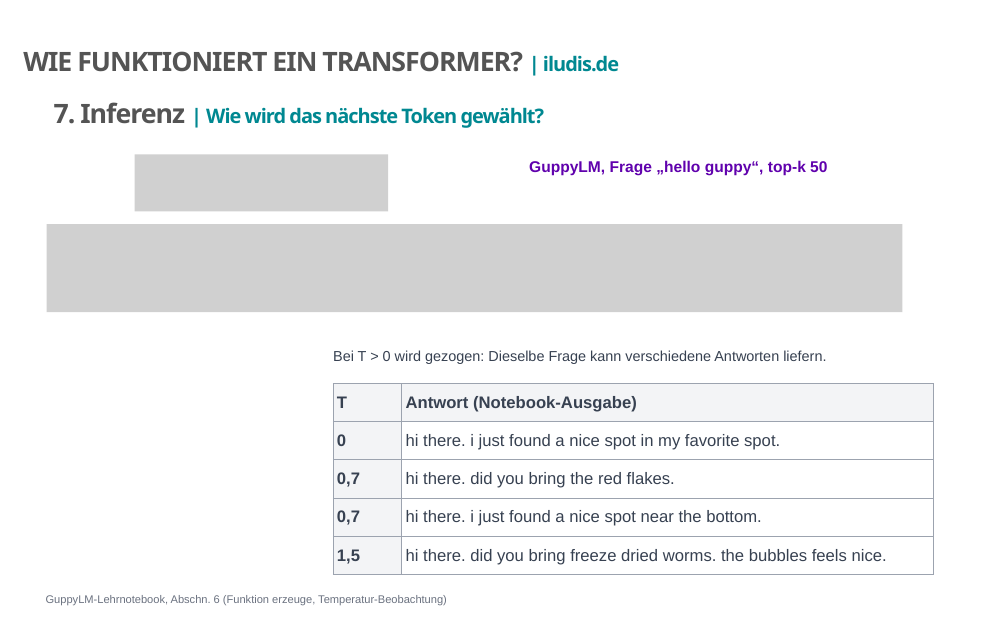
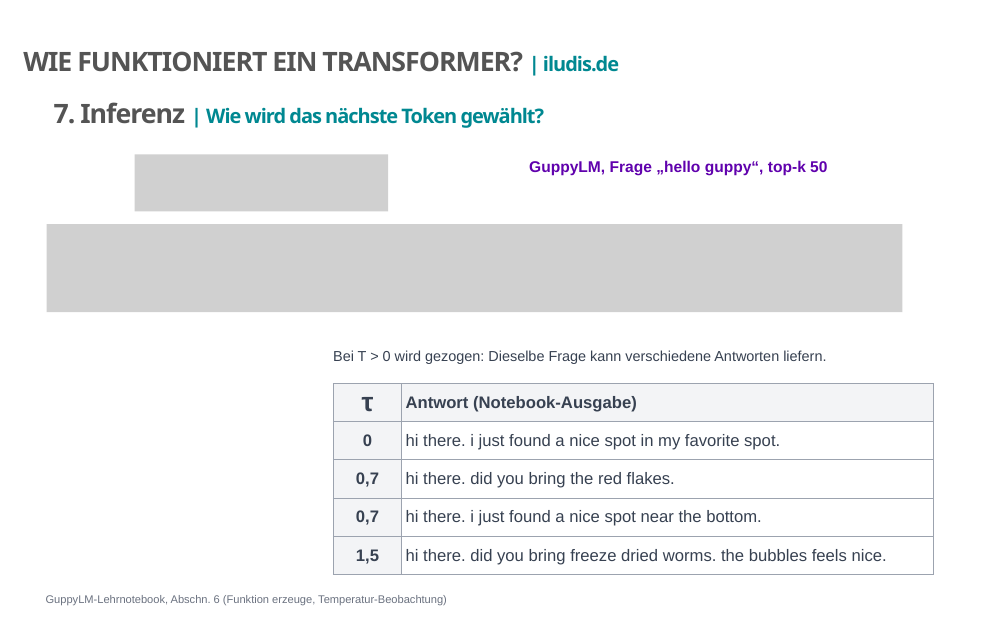
Before and after one commit to iludis52/DQR6_Material, a slide deck: slide 51 of M2a_Transformer/Dokumente/GPT_Vortrag_Version2026_rev.pptx. Drawn at 1008x630 pixels with LibreOffice and Linux fonts; fonts in the diff are those of the drawing; grey boxes stand for pictures; background and template pictures are left out. Boxes give left, top, right and bottom in pixels: in the first picture for what was removed or moved away, otherwise in the second. Text is boxed around its words. In the diff, an @@ line names an element or a change of style, - is before the commit and + after.

```diff
--- a/M2a_Transformer/Dokumente/GPT_Vortrag_Version2026_rev.pptx
+++ b/M2a_Transformer/Dokumente/GPT_Vortrag_Version2026_rev.pptx
@@ table at bbox=[333, 383, 934, 574] @@
-row 1, column 1: T
+row 1, column 1: τ
@@ alignment left to centre @@
```
Also in this commit, not shown: 9 other slides changed, 22 other files.
